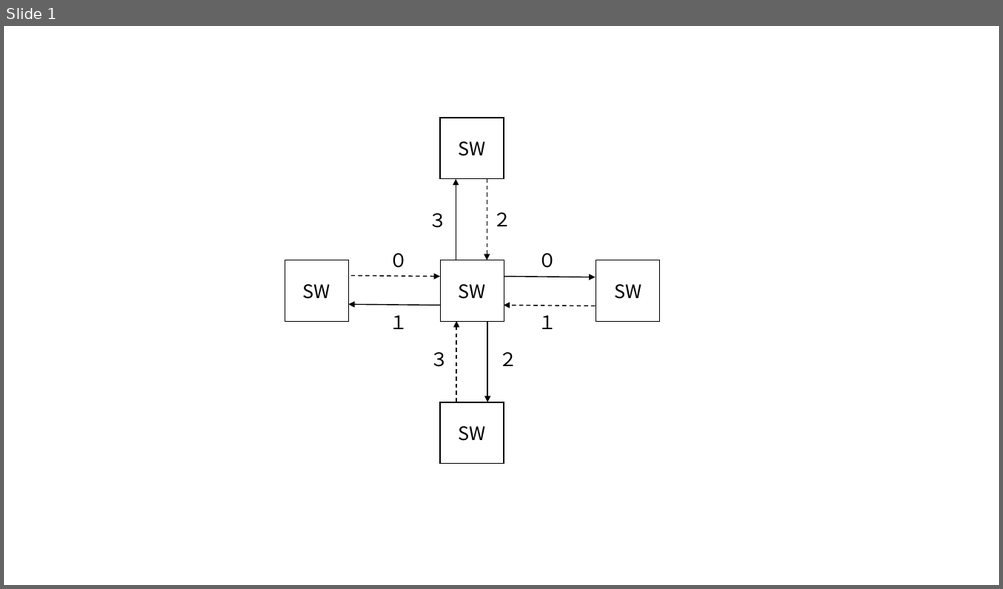
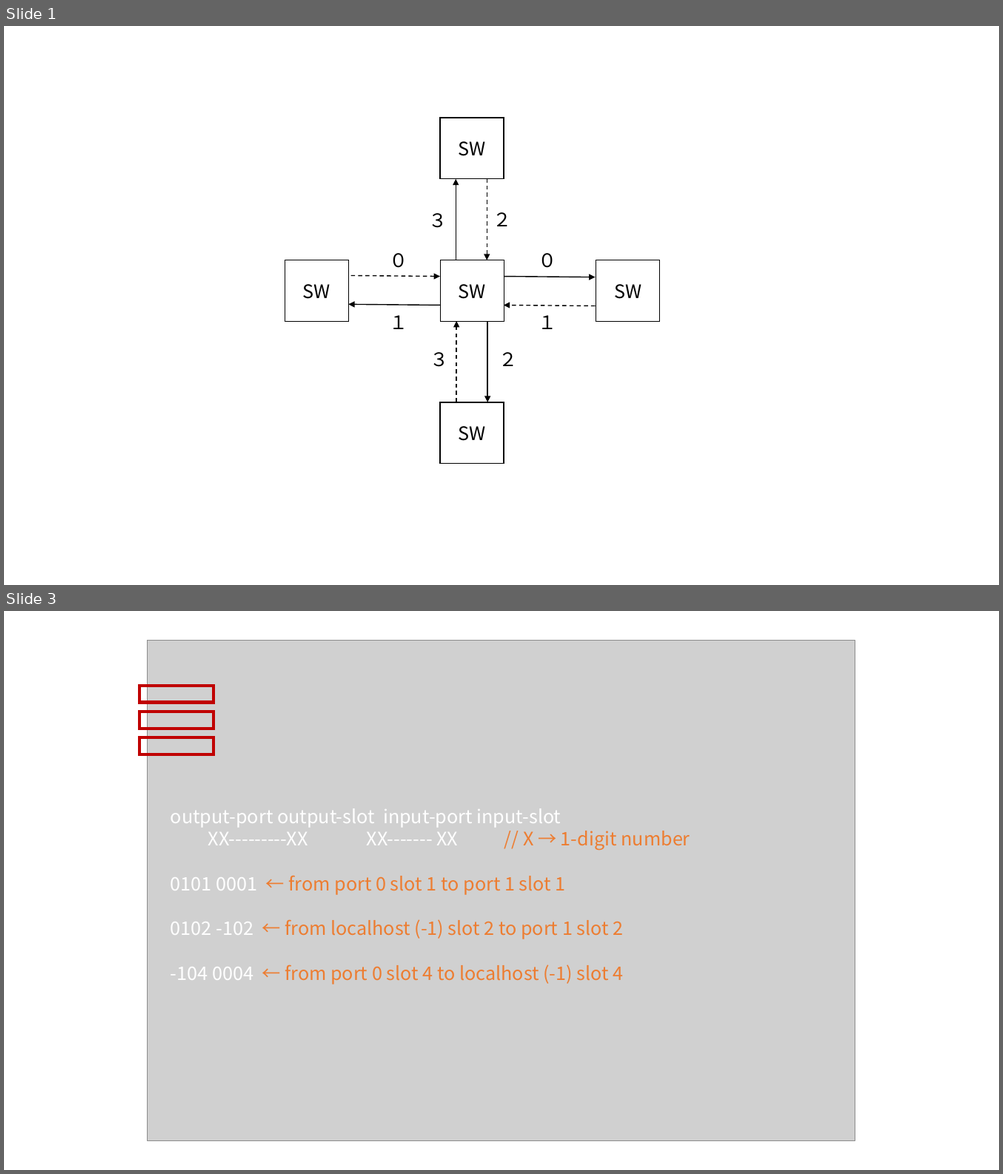
Before and after one commit to KoibuchiLab/circuit-switch-table, a slide deck: fig/sw.pptx. Shown one above the other, each under a label of ours: slide 1 before the commit, slides 1 and 3 after it; the slides between them are not shown. The pictures are 1003x589 and 1003x1174 pixels, drawn with LibreOffice and Linux fonts; fonts in the diff are those of the drawing; grey boxes stand for pictures. Boxes give left, top, right and bottom in pixels: in the first picture for what was removed or moved away, otherwise in the second. Text is boxed around its words. In the diff, an @@ line names an element or a change of style, - is before the commit and + after.

```diff
--- a/fig/sw.pptx
+++ b/fig/sw.pptx
@@ slide 3 added at box(4, 611, 999, 1170), background #FFFFFF @@
@@ picture added at box(148, 640, 854, 1141) @@
@@ rectangle added at box(140, 686, 213, 703), outline #C00000 3 pt @@
@@ rectangle added at box(140, 712, 213, 729), outline #C00000 3 pt @@
@@ rectangle added at box(140, 738, 213, 755), outline #C00000 3 pt @@
@@ text added at box(170, 809, 689, 985), 18 pt, text #ED7D31 @@
+output-port output-slot input-port input-slot
+XX---------XX XX------- XX // X → 1-digit number
+0101 0001 ← from port 0 slot 1 to port 1 slot 1
+0102 -102 ← from localhost (-1) slot 2 to port 1 slot 2
+-104 0004 ← from port 0 slot 4 to localhost (-1) slot 4
```
Also in this commit, not shown: 2 other slides added, 18 other files.
